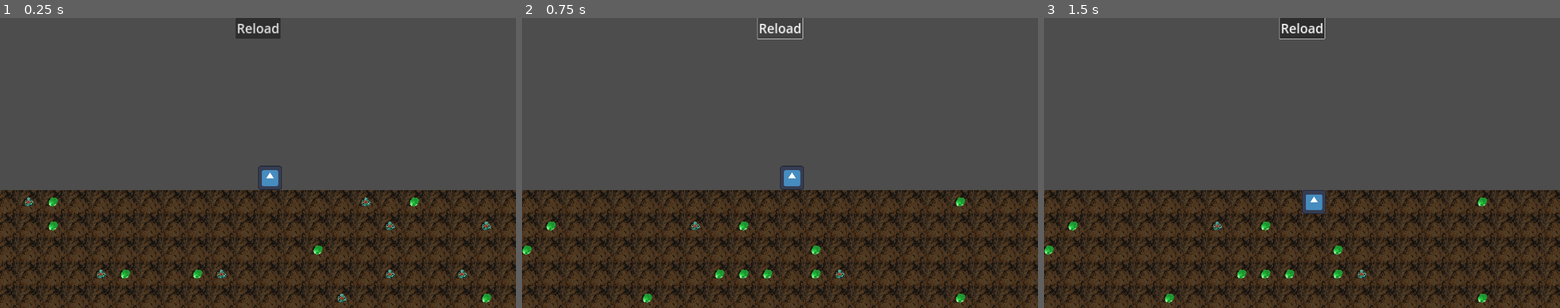
Above: before the commit, frames 1-3 (left to right).
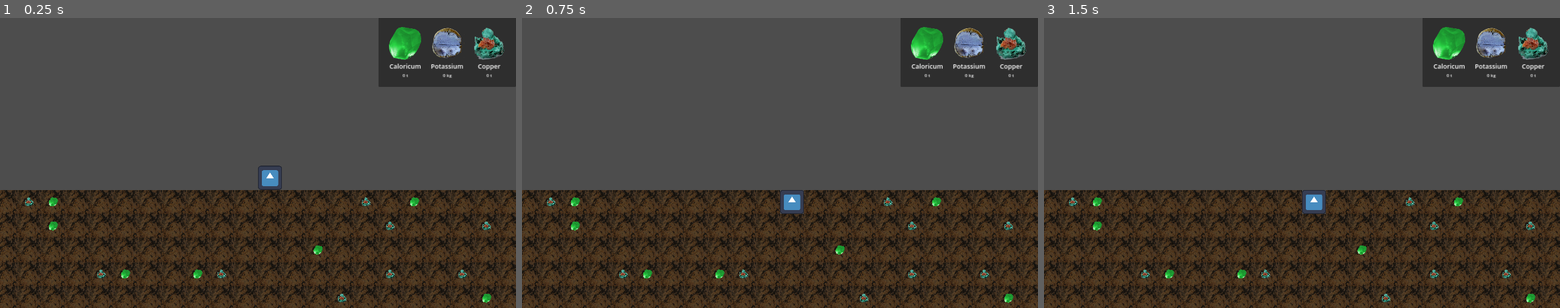
Above: after the commit, the same moments.

Repository: d-sacre/empire-space-company
Game: Godot game, scene res://scenes/game/game.tscn
The game is run twice, just before and just after one commit, with the same random seed, the same clock (stepped at 60 frames per second) and the same inputs. The engine's default icon, where the game draws it, is replaced by a stand-in: a white triangle on a blue panel in a dark square.
Inputs (mouse positions are in pixels of both pictures, inside the frame that each line leads up to):
- Up to frame 1 (0.25 s): no input
- Up to frame 2 (0.75 s): click (780, 29) at 0.5 s, where only the run before the commit has a clickable "Reload"
- Up to frame 3 (1.5 s): move the mouse to (1415, 148) at 1.27 s; click (1415, 148) at 1.35 s

The runs differ from the first frame. In frame 1, 6.7% of the frame differs, in the area x 45-100%, y 0-24%; in frame 2, 8.0%, in the area x 0-100%, y 0-99%; in frame 3, 7.8%.

Commit message:
added a centralized inventory system
CHANGES:
- Implemented centralized inventory
- Added some Utilities as AutoLoads
- Added a GUI Inventory Overview for debugging purposes

Diff:
--- a/assets/2d/vehicles/drill/scripts/drill.gd
+++ b/assets/2d/vehicles/drill/scripts/drill.gd
@@ -1,4 +1,6 @@
 extends Path2D
+
+signal request_inventory_change(keyChain, value, unit)
 
 const SPEED = 100
 
@@ -57,15 +59,6 @@
 var _currentCollisionWithTile : Vector2i = Vector2i(0,0)
 var _lastCollisionWithTile : Vector2i = Vector2i(0,0)
 
-var _inventory : Dictionary = {
-	"ore": {
-		"empty": 0,
-		"caloricum": 0,
-		"potassium": 0,
-		"copper": 0
-	}
-}
-
 var _error : int = 0
 
 @onready var _sprite : Sprite2D = $PathFollow2D/Sprite2D
@@ -109,17 +102,12 @@
 		oreType = cellData.get_custom_data("ORE_TYPE")
 
 	if oreType != "NONE":
-		if self._inventory["ore"].has(oreType):
-			self._inventory["ore"][oreType] +=  1
-		else:
-			self._inventory["ore"][oreType] = 1
+		request_inventory_change.emit(["ore", oreType], 1, "FROM_LUT")
 
 	self._tileMap.reference.erase_cell(self._currentCollisionWithTile)
 	self._lastCollisionWithTile = self._currentCollisionWithTile
 
 func _mine_tiles() -> void:
-	# var _tmp_lastVisited : Vector2i = self._currentRoute.LAST_VISITED
-
 	if self._currentCollisionWithTile != self._lastCollisionWithTile:
 		self._process_tile(self._currentCollisionWithTile)
 	else:
@@ -259,7 +247,6 @@
 		self._inInitialState = false
 
 	self._enRoute = true
-	print_debug("Inventory @ Start: ", self._inventory)
 
 func _on_area_2d_body_shape_entered(body_rid: RID, _body: Node2D, _body_shape_index: int, _local_shape_index: int) -> void:
 	self._currentCollisionWithTile = self._tileMap.reference.get_coords_for_body_rid(body_rid)
@@ -287,4 +274,3 @@
 				self._enRoute = false
 				self._routeLocked = false
 				self._clear_future_route_waypoints()
-				print_debug("Inventory @ End: ", self._inventory)
--- /dev/null
+++ b/gui/debug_inventory.gd
@@ -0,0 +1,15 @@
+extends Control
+
+@onready var _inventoryElements : Dictionary = {
+	"ore": {
+		"caloricum": $PanelContainer/CenterContainer/GridContainer/caloricumOre,
+		"potassium": $PanelContainer/CenterContainer/GridContainer/potassiumOre,
+		"copper": $PanelContainer/CenterContainer/GridContainer/copperOre
+	}
+}
+
+func update_inventory(inventoryDB : Dictionary) -> void:
+	for oreType in ["caloricum", "potassium", "copper"]:
+		self._inventoryElements["ore"][oreType].update_value(
+			str(inventoryDB["ore"][oreType]["value"])
+		)
--- /dev/null
+++ b/gui/debug_inventory.tscn
@@ -0,0 +1,47 @@
+[gd_scene load_steps=3 format=3 uid="uid://b14uf08klo3x5"]
+
+[ext_resource type="Script" path="res://gui/debug_inventory.gd" id="1_egkxj"]
+[ext_resource type="PackedScene" uid="uid://dpcl8qk8nbryn" path="res://gui/elements/inventory/inventoryItem.tscn" id="1_gqouh"]
+
+[node name="DEBUG_INVENTORY" type="Control"]
+layout_mode = 3
+anchors_preset = 1
+anchor_left = 1.0
+anchor_right = 1.0
+offset_left = -40.0
+offset_bottom = 40.0
+grow_horizontal = 0
+script = ExtResource("1_egkxj")
+
+[node name="PanelContainer" type="PanelContainer" parent="."]
+custom_minimum_size = Vector2(512, 256)
+layout_mode = 1
+anchors_preset = 1
+anchor_left = 1.0
+anchor_right = 1.0
+offset_left = -256.0
+offset_bottom = 40.0
+grow_horizontal = 0
+
+[node name="CenterContainer" type="CenterContainer" parent="PanelContainer"]
+layout_mode = 2
+
+[node name="GridContainer" type="GridContainer" parent="PanelContainer/CenterContainer"]
+layout_mode = 2
+columns = 3
+
+[node name="caloricumOre" parent="PanelContainer/CenterContainer/GridContainer" instance=ExtResource("1_gqouh")]
+layout_mode = 2
+_itemName = "Caloricum"
+_iconPath = "res://assets/2d/inventory/caloricum_green.png"
+
+[node name="potassiumOre" parent="PanelContainer/CenterContainer/GridContainer" instance=ExtResource("1_gqouh")]
+layout_mode = 2
+_itemName = "Potassium"
+_iconPath = "res://assets/2d/inventory/potassium.png"
+_itemUnit = "kg"
+
+[node name="copperOre" parent="PanelContainer/CenterContainer/GridContainer" instance=ExtResource("1_gqouh")]
+layout_mode = 2
+_itemName = "Copper"
+_iconPath = "res://assets/2d/inventory/copper.png"
--- /dev/null
+++ b/gui/elements/inventory/inventoryItem.gd
@@ -0,0 +1,40 @@
+@tool
+extends MarginContainer
+
+@export_category("Inventory Item")
+@export var _itemName : String = "Item Name"
+
+@export_file var _iconPath = "res://icon.svg"
+@export var _iconSize : Vector2 = Vector2(128,128)
+@export var _itemValue : String = "0.00"
+@export_enum("t", "kg") var _itemUnit : String = "t"
+
+@onready var _icon : TextureRect = $GridContainer/CenterContainer/TextureRect
+@onready var _label : Label = $GridContainer/Label
+@onready var _quantity : RichTextLabel = $GridContainer/RichTextLabel
+
+func _update_icon() -> void:
+	self._icon.set_texture(load(self._iconPath))
+
+func _update_item_name() -> void:
+	self._label.text = self._itemName
+
+func _update_quantity() -> void:
+	self._quantity.text = "[center]" + self._itemValue + " " + self._itemUnit + "[/center]"
+
+func initialize() -> void:
+	self._update_icon()
+	self._update_item_name()
+	self._update_quantity()
+
+
+func update_value(value : String) -> void:
+	self._itemValue = value
+	self._update_quantity()
+
+func _ready() -> void:
+	self.initialize()
+
+func _process(_delta: float) -> void:
+	if Engine.is_editor_hint():
+		self.initialize()
--- /dev/null
+++ b/gui/elements/inventory/inventoryItem.tscn
@@ -0,0 +1,42 @@
+[gd_scene load_steps=3 format=3 uid="uid://dpcl8qk8nbryn"]
+
+[ext_resource type="Script" path="res://gui/elements/inventory/inventoryItem.gd" id="1_do6yw"]
+[ext_resource type="Texture2D" uid="uid://8vvlkapqeci0" path="res://icon.svg" id="2_0jgc4"]
+
+[node name="inventoryItem" type="MarginContainer"]
+offset_top = 197.0
+offset_right = 128.0
+offset_bottom = 197.0
+theme_override_constants/margin_left = 12
+theme_override_constants/margin_top = 12
+theme_override_constants/margin_right = 12
+theme_override_constants/margin_bottom = 12
+script = ExtResource("1_do6yw")
+
+[node name="GridContainer" type="GridContainer" parent="."]
+custom_minimum_size = Vector2(128, 0)
+layout_mode = 2
+size_flags_horizontal = 3
+size_flags_vertical = 3
+
+[node name="CenterContainer" type="CenterContainer" parent="GridContainer"]
+layout_mode = 2
+
+[node name="TextureRect" type="TextureRect" parent="GridContainer/CenterContainer"]
+layout_mode = 2
+texture = ExtResource("2_0jgc4")
+stretch_mode = 2
+
+[node name="Label" type="Label" parent="GridContainer"]
+layout_mode = 2
+theme_override_font_sizes/font_size = 24
+text = "Test"
+horizontal_alignment = 1
+vertical_alignment = 1
+
+[node name="RichTextLabel" type="RichTextLabel" parent="GridContainer"]
+layout_mode = 2
+theme_override_font_sizes/normal_font_size = 16
+bbcode_enabled = true
+text = "[center]Test[/center]"
+fit_content = true
--- /dev/null
+++ b/managers/inventoryManager.gd
@@ -0,0 +1,71 @@
+extends Node
+
+var _queue : Array = []
+
+var _inventory : Dictionary = {
+	"ore": {
+		"caloricum": {
+			"value": 0,
+			"unit": "t"
+		},
+		"potassium": {
+			"value": 0,
+			"unit": "kg"
+		},
+		"copper": {
+			"value": 0,
+			"unit": "t"
+		},
+		"empty": {
+			"value": 0,
+			"unit": "t"
+		}
+	},
+	"energy": {
+		"current": {
+			"value": 0,
+			"unit": "J"
+		},
+		"max": {
+			"value": 0,
+			"unit": "J"
+		}
+	},
+	"decarbonizer" : {
+		"value": 0,
+		"unit": "kg"
+	}
+}
+
+func initialize(inventoryContributors : Array) -> int:
+    for contributor in inventoryContributors:
+        contributor.connect("request_inventory_change", _on_requested_inventory_change)
+
+    return 0
+
+func get_inventory() -> Dictionary:
+    return self._inventory
+
+func _on_requested_inventory_change(keyChain : Array, value, unit : String) -> void:
+    self._queue.append({"keyChain": keyChain, "value": value, "unit": unit})
+
+func _process(_delta : float) -> void:
+    if len(self._queue) > 0:
+        var _tmp_entry : Dictionary = self._queue.pop_at(0)
+
+        for entryType in ["value", "unit"]:
+            var _tmp_keyChain : Array = _tmp_entry["keyChain"].duplicate()
+            _tmp_keyChain.append(entryType)
+
+            var _tmp_value = _tmp_entry[entryType]
+            var _tmp_ignore : bool = false
+
+            if _tmp_value is String:
+                if _tmp_value != "FROM_LUT":
+                    _tmp_ignore = true
+
+            if not _tmp_ignore:
+                if entryType == "value":
+                    DictionaryParsing.add_to_dict_element_via_keychain(self._inventory, _tmp_keyChain, _tmp_value)
+                else:
+                    DictionaryParsing.set_dict_element_via_keychain(self._inventory, _tmp_keyChain, _tmp_value)
--- /dev/null
+++ b/managers/inventoryManager.tscn
@@ -0,0 +1,6 @@
+[gd_scene load_steps=2 format=3 uid="uid://n1wepdd70sj1"]
+
+[ext_resource type="Script" path="res://managers/inventoryManager.gd" id="1_d6p8s"]
+
+[node name="inventory" type="Node"]
+script = ExtResource("1_d6p8s")
--- a/project.godot
+++ b/project.godot
@@ -14,6 +14,10 @@
 run/main_scene="res://scenes/game/game.tscn"
 config/features=PackedStringArray("4.3", "GL Compatibility")
 config/icon="res://icon.svg"
+
+[autoload]
+
+DictionaryParsing="*res://utils/dictionaryParsing.gd"
 
 [display]
 
--- /dev/null
+++ b/scenes/game/game.gd
@@ -0,0 +1,11 @@
+extends Node2D
+
+@onready var inventory : Node = $inventory
+@onready var world : Node2D = $world
+@onready var debugInventory : Control = $UI/Control/DEBUG_INVENTORY
+
+func _ready() -> void:
+	self.inventory.initialize([world.get_node("drill")])
+
+func _process(_delta: float) -> void:
+	self.debugInventory.update_inventory(self.inventory.get_inventory())
--- a/scenes/game/game.tscn
+++ b/scenes/game/game.tscn
@@ -1,13 +1,19 @@
-[gd_scene load_steps=5 format=3 uid="uid://ba8vtmtikmgtc"]
+[gd_scene load_steps=8 format=3 uid="uid://ba8vtmtikmgtc"]
 
+[ext_resource type="Script" path="res://scenes/game/game.gd" id="1_j6x03"]
+[ext_resource type="PackedScene" uid="uid://n1wepdd70sj1" path="res://managers/inventoryManager.tscn" id="1_plo20"]
 [ext_resource type="Script" path="res://scenes/game/world.gd" id="1_xok2i"]
 [ext_resource type="TileSet" uid="uid://hb7ti850h1mf" path="res://assets/2d/tiles/tileset/tile_set.tres" id="2_s0bfq"]
 [ext_resource type="Script" path="res://scenes/game/scripts/tileMap/tileMap.gd" id="3_yvdma"]
 [ext_resource type="PackedScene" uid="uid://dlbu1i533bjmb" path="res://assets/2d/vehicles/drill/drill.tscn" id="4_yoexs"]
+[ext_resource type="PackedScene" uid="uid://b14uf08klo3x5" path="res://gui/debug_inventory.tscn" id="7_4xgin"]
 
 [node name="root" type="Node2D"]
+script = ExtResource("1_j6x03")
 
 [node name="simulation" type="Node" parent="."]
+
+[node name="inventory" parent="." instance=ExtResource("1_plo20")]
 
 [node name="world" type="Node2D" parent="."]
 script = ExtResource("1_xok2i")
@@ -35,6 +41,7 @@
 mouse_filter = 1
 
 [node name="reloadButton" type="Button" parent="UI/Control"]
+visible = false
 layout_mode = 1
 anchors_preset = 5
 anchor_left = 0.5
@@ -46,4 +53,7 @@
 theme_override_font_sizes/font_size = 48
 text = "Reload"
 
+[node name="DEBUG_INVENTORY" parent="UI/Control" instance=ExtResource("7_4xgin")]
+layout_mode = 1
+
 [connection signal="pressed" from="UI/Control/reloadButton" to="world" method="_on_reload_button_pressed"]
--- a/scenes/game/world.gd
+++ b/scenes/game/world.gd
@@ -12,7 +12,7 @@
 
 var _error : int = 0
 
-func initializeWorld() -> void:
+func initialize() -> void:
 	self._tilemap.fillTileMap(includedTiles, _tilemapWidth, _tilemapHeight)
 	self._error = self._drill.initialize(self._tilemap, self._tilemapWidth, self._tilemapHeight, self._tilemap.scale)
 
@@ -20,10 +20,10 @@
 func _on_reload_button_pressed() -> void:
 	self._tilemap.clear()
 	self._error = self._drill.initialize(self._tilemap, self._tilemapWidth, self._tilemapHeight, self._tilemap.scale)
-	self.initializeWorld()
+	self.initialize()
 
 func _ready() -> void:
-	self.initializeWorld()
+	self.initialize()
 
 # REMARK: Necessary to prevent double interaction whilst clicking on a button
 func _unhandled_input(event) -> void:
--- /dev/null
+++ b/utils/dictionaryParsing.gd
@@ -0,0 +1,56 @@
+extends Node
+
+################################################################################
+#### AUTOLOAD REMARKS ##########################################################
+################################################################################
+# This script is autoloaded as "DictionaryParsing".
+
+func _init():
+	print("\t-> Load Dictionary Parsing Utility...")
+
+################################################################################
+#### PUBLIC MEMBER FUNCTIONS ###################################################
+################################################################################
+func get_dict_element_via_keychain(dict, keyChain):
+	var _dict_element = dict
+
+	for key in keyChain:
+		_dict_element = _dict_element[key]
+
+	return _dict_element
+
+func set_dict_element_via_keychain(dict, keyChain, value) -> void:
+	var _tmp_lenKeyChain : int = len(keyChain)
+
+	match _tmp_lenKeyChain:
+		1:
+			dict[keyChain[0]] = value
+		2:
+			dict[keyChain[0]][keyChain[1]] = value
+		3:
+			dict[keyChain[0]][keyChain[1]][keyChain[2]] = value
+		4:
+			dict[keyChain[0]][keyChain[1]][keyChain[2]][keyChain[3]] = value
+		5:
+			dict[keyChain[0]][keyChain[1]][keyChain[2]][keyChain[3]][keyChain[4]] = value
+
+		_:
+			assert(false, "ERROR: Operation is not defined")
+
+func add_to_dict_element_via_keychain(dict, keyChain, value) -> void:
+	var _tmp_lenKeyChain : int = len(keyChain)
+
+	match _tmp_lenKeyChain:
+		1:
+			dict[keyChain[0]] += value
+		2:
+			dict[keyChain[0]][keyChain[1]] += value
+		3:
+			dict[keyChain[0]][keyChain[1]][keyChain[2]] += value
+		4:
+			dict[keyChain[0]][keyChain[1]][keyChain[2]][keyChain[3]] += value
+		5:
+			dict[keyChain[0]][keyChain[1]][keyChain[2]][keyChain[3]][keyChain[4]] += value
+
+		_:
+			assert(false, "ERROR: Operation is not defined")
Binary file added: assets/2d/inventory/caloricum_green.png
Binary file added: assets/2d/inventory/copper.png
Binary file added: assets/2d/inventory/potassium.png
